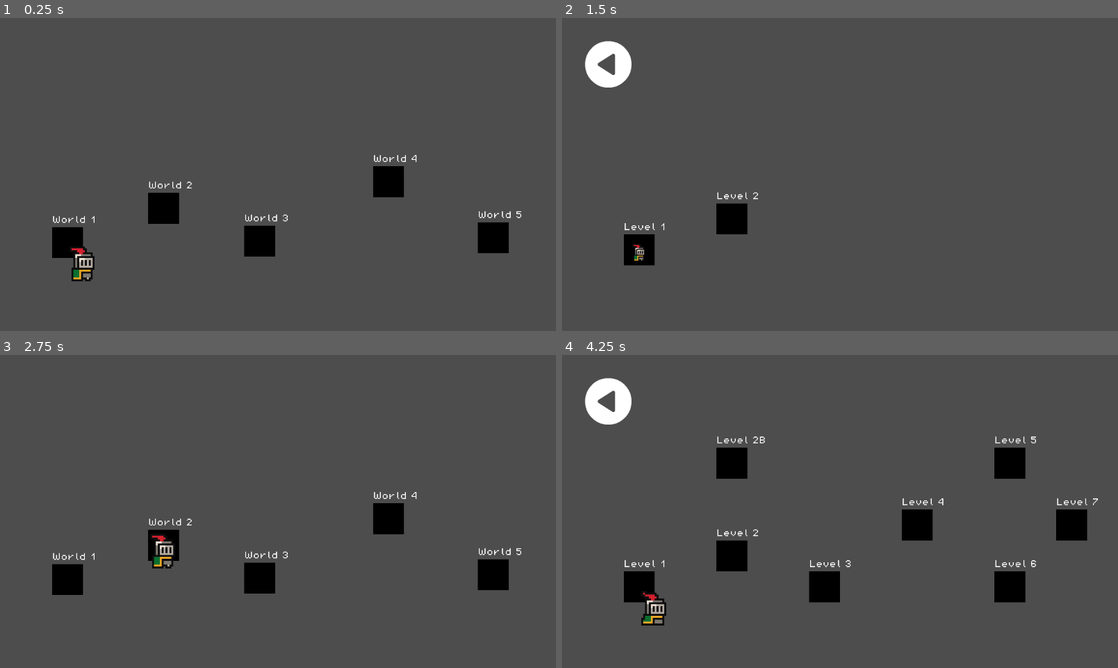
Above: before the commit, frames 1-4 (two rows, left to right).
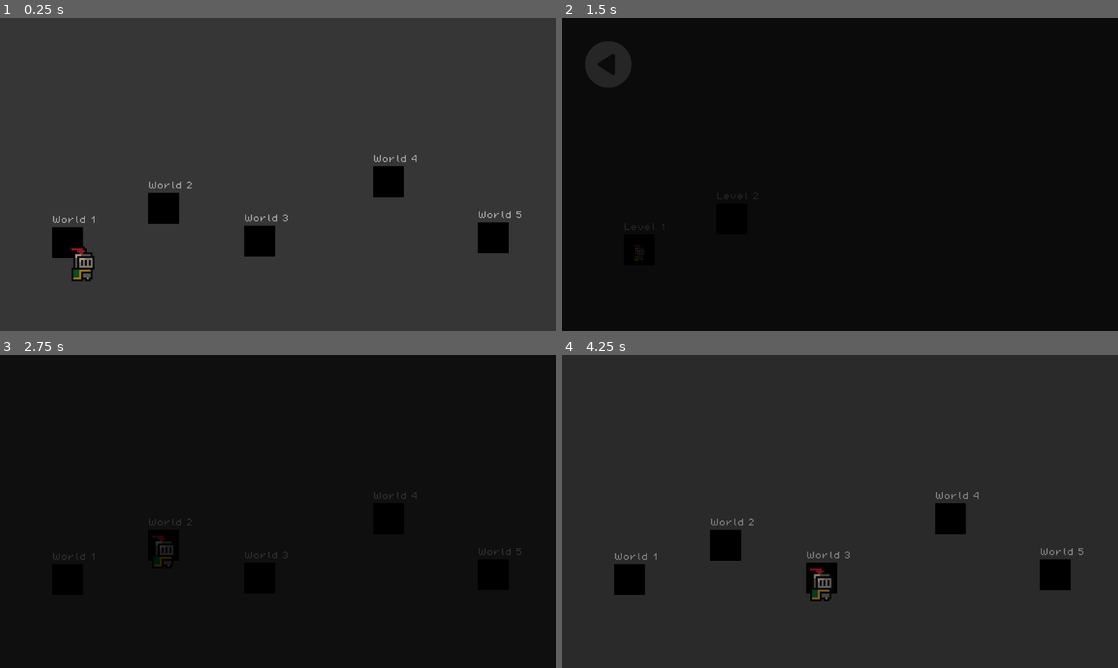
Above: after the commit, the same moments.

Repository: fffan64/first-godot-game
Game: Godot game, scene res://scenes/world_select/world_select.tscn
Same seed, same stepped clock (60 frames per second), same inputs: the game is played once before the commit and once after it.
Inputs (mouse positions are in pixels of both pictures, inside the frame that each line leads up to):
- Up to frame 1 (0.25 s): no input
- Up to frame 2 (1.5 s): move the mouse to (962, 158) at 0.52 s; hold Right (move_right) 0.53-1.25 s; hold Shift (dash) 0.53-1.25 s; tap Space (jump) at 0.77, 1.07 s; click (962, 158) at 0.8 s; drag from (728, 190) to (812, 237) at 1.27 s
- Up to frame 3 (2.75 s): move the mouse to (333, 442) at 2.02 s; hold Left (move_left) from 2.03 s (still down); hold Space (jump) from 2.03 s (still down); tap Shift (dash) at 2.3 s
- Up to frame 4 (4.25 s): release Left (move_left) at 2.75 s; release Space (jump) at 2.75 s; drag from (812, 574) to (673, 464) at 2.77 s; move the mouse to (1006, 558) at 3.52 s; press the mouse at (1006, 558) at 3.53 s; hold Right (move_right) from 3.53 s (still down); tap Space (jump) at 3.77, 3.8, 4.07 s

The runs differ from the first frame. In frame 1, 0.5% of the frame differs, in the area x 9-94%, y 43-84%; in frame 2, 99%, in the area x 0-100%, y 0-100%; in frame 3, 97%; in frame 4, 99%.
Error after the commit: Invalid access to property or key 'root' on a base object of type 'null instance'. (res://scripts/world_select.gd:85)

Commit message:
feat: transition screen fade in out

Diff:
--- a/game_src/project.godot
+++ b/game_src/project.godot
@@ -21,6 +21,7 @@
 Events="*res://scripts/events.gd"
 Music="*res://scenes/music.tscn"
 Functions="*res://scripts/functions.gd"
+TransitionScreen="*res://scenes/fade_in_out.tscn"
 
 [display]
 
--- /dev/null
+++ b/game_src/scenes/fade_in_out.tscn
@@ -0,0 +1,109 @@
+[gd_scene load_steps=6 format=3 uid="uid://djm5tnwgpc7am"]
+
+[ext_resource type="Script" path="res://scripts/fade_in_out.gd" id="1_afvoh"]
+
+[sub_resource type="Animation" id="Animation_03uvj"]
+resource_name = "fade_out"
+tracks/0/type = "value"
+tracks/0/imported = false
+tracks/0/enabled = true
+tracks/0/path = NodePath("ColorRect:self_modulate")
+tracks/0/interp = 1
+tracks/0/loop_wrap = true
+tracks/0/keys = {
+"times": PackedFloat32Array(0, 1),
+"transitions": PackedFloat32Array(1, 1),
+"update": 0,
+"values": [Color(1, 1, 1, 0), Color(1, 1, 1, 1)]
+}
+tracks/1/type = "value"
+tracks/1/imported = false
+tracks/1/enabled = true
+tracks/1/path = NodePath("ColorRect:visible")
+tracks/1/interp = 1
+tracks/1/loop_wrap = true
+tracks/1/keys = {
+"times": PackedFloat32Array(0),
+"transitions": PackedFloat32Array(1),
+"update": 1,
+"values": [true]
+}
+
+[sub_resource type="Animation" id="Animation_x38la"]
+length = 0.001
+tracks/0/type = "value"
+tracks/0/imported = false
+tracks/0/enabled = true
+tracks/0/path = NodePath("ColorRect:self_modulate")
+tracks/0/interp = 1
+tracks/0/loop_wrap = true
+tracks/0/keys = {
+"times": PackedFloat32Array(0),
+"transitions": PackedFloat32Array(1),
+"update": 0,
+"values": [Color(1, 1, 1, 1)]
+}
+tracks/1/type = "value"
+tracks/1/imported = false
+tracks/1/enabled = true
+tracks/1/path = NodePath("ColorRect:visible")
+tracks/1/interp = 1
+tracks/1/loop_wrap = true
+tracks/1/keys = {
+"times": PackedFloat32Array(0),
+"transitions": PackedFloat32Array(1),
+"update": 1,
+"values": [false]
+}
+
+[sub_resource type="Animation" id="Animation_ncpjy"]
+resource_name = "fade_in"
+tracks/0/type = "value"
+tracks/0/imported = false
+tracks/0/enabled = true
+tracks/0/path = NodePath("ColorRect:self_modulate")
+tracks/0/interp = 1
+tracks/0/loop_wrap = true
+tracks/0/keys = {
+"times": PackedFloat32Array(0, 1),
+"transitions": PackedFloat32Array(1, 1),
+"update": 0,
+"values": [Color(1, 1, 1, 1), Color(1, 1, 1, 0)]
+}
+tracks/1/type = "value"
+tracks/1/imported = false
+tracks/1/enabled = true
+tracks/1/path = NodePath("ColorRect:visible")
+tracks/1/interp = 1
+tracks/1/loop_wrap = true
+tracks/1/keys = {
+"times": PackedFloat32Array(0, 1),
+"transitions": PackedFloat32Array(1, 1),
+"update": 1,
+"values": [true, false]
+}
+
+[sub_resource type="AnimationLibrary" id="AnimationLibrary_7gs2p"]
+_data = {
+"RESET": SubResource("Animation_x38la"),
+"fade_in": SubResource("Animation_ncpjy"),
+"fade_out": SubResource("Animation_03uvj")
+}
+
+[node name="FadeInOut" type="CanvasLayer"]
+script = ExtResource("1_afvoh")
+
+[node name="Anim" type="AnimationPlayer" parent="."]
+libraries = {
+"": SubResource("AnimationLibrary_7gs2p")
+}
+speed_scale = 3.0
+
+[node name="ColorRect" type="ColorRect" parent="."]
+visible = false
+anchors_preset = 15
+anchor_right = 1.0
+anchor_bottom = 1.0
+grow_horizontal = 2
+grow_vertical = 2
+color = Color(0, 0, 0, 1)
--- /dev/null
+++ b/game_src/scripts/fade_in_out.gd
@@ -0,0 +1,29 @@
+extends CanvasLayer
+class_name FadeInOut
+
+signal on_fade_in_out_finished
+
+@onready var anim = $Anim
+@onready var color_rect = $ColorRect
+
+func _ready():
+	self.process_mode = Node.PROCESS_MODE_ALWAYS
+	color_rect.visible = false
+	anim.animation_finished.connect(_on_animation_finished)
+
+func _on_animation_finished(anim_name):
+	if anim_name == "fade_out":
+		on_fade_in_out_finished.emit()
+		anim.play("fade_in")
+	elif anim_name == "fade_in":
+		color_rect.visible = false
+
+func transition():
+	color_rect.visible = true
+	#anim.speed_scale = speed_scale
+	anim.play("fade_out")
+
+func transition_enter():
+	color_rect.visible = true
+	#anim.speed_scale = speed_scale
+	anim.play("fade_in")
--- a/game_src/scripts/killzone.gd
+++ b/game_src/scripts/killzone.gd
@@ -12,4 +12,6 @@
 
 func _on_timer_timeout():
 	Engine.time_scale = 1.0
+	TransitionScreen.transition()
+	await TransitionScreen.on_fade_in_out_finished
 	get_tree().reload_current_scene()
--- a/game_src/scripts/level_select.gd
+++ b/game_src/scripts/level_select.gd
@@ -86,6 +86,8 @@
 		tween_icon()
 
 	if event.is_action_pressed("dash"):
+		TransitionScreen.transition()
+		await TransitionScreen.on_fade_in_out_finished
 		get_tree().root.add_child(parent_world_select)
 		get_tree().current_scene = parent_world_select
 		get_tree().root.remove_child(self)
@@ -93,6 +95,8 @@
 	if event.is_action_pressed("jump"):
 		if current_level.next_scene_path:
 			Global.current_level_name = current_level.name
+			TransitionScreen.transition()
+			await TransitionScreen.on_fade_in_out_finished
 			Functions.load_screen_to_scene(current_level.next_scene_path)
 
 func tween_icon():
--- a/game_src/scripts/pipe_teleport.gd
+++ b/game_src/scripts/pipe_teleport.gd
@@ -11,9 +11,11 @@
 	if pipeTeleportTo == null:
 		return
 	if Input.is_action_just_pressed("move_down") and playerOnTop != null:
-		print_debug('GO IN PIPE !!!')
-		print_debug(pipeTeleportTo)
+		get_tree().paused = true
+		TransitionScreen.transition()
+		await TransitionScreen.on_fade_in_out_finished
 		playerOnTop.position = pipeTeleportTo.position + Vector2(0, -10)
+		get_tree().paused = false
 
 func _on_body_exited(body):
 	playerOnTop = null
--- a/game_src/scripts/player.gd
+++ b/game_src/scripts/player.gd
@@ -6,6 +6,8 @@
 
 # Get the gravity from the project settings to be synced with RigidBody nodes.
 var gravity: float = ProjectSettings.get_setting("physics/2d/default_gravity")
+
+var is_dead = false
 
 @export var DASH_SPEED = 260.0
 var dashing = false
@@ -42,17 +44,19 @@
 var canPlayWalkSound = true
 
 func _ready():
+	is_dead = false
 	register_debug_stats()
 	Events.slime_simple_died.connect(_on_slime_simple_died)
 
 func _physics_process(delta):
 	var input_dir: Vector2 = input()
 
-	move(input_dir)
-	jump(delta)
-	ground_pound(delta)
-	wall_slide(delta)
-	dash(input_dir)
+	if not is_dead:
+		jump(delta)
+		ground_pound(delta)
+		wall_slide(delta)
+		dash(input_dir)
+	move(input_dir, delta)
 	animate(input_dir)
 
 	# Since there could be multiple collisions, we will need to loop through them
@@ -70,7 +74,12 @@
 	input_dir = input_dir.normalized()
 	return input_dir
 
-func move(direction):
+func move(direction, delta):
+	# Add the gravity.
+	if not is_on_floor():
+		if not is_ground_pound:
+			velocity.y += gravity * delta
+
 	var velocityCalc = 0
 	if dashing:
 		velocityCalc = direction.x * DASH_SPEED
@@ -98,11 +107,6 @@
 	move_and_slide()
 
 func jump(delta):
-	# Add the gravity.
-	if not is_on_floor():
-		if not is_ground_pound:
-			velocity.y += gravity * delta
-
 	if is_on_floor():
 		jump_count = 0
 
@@ -246,6 +250,7 @@
 	velocity.y = -sin(direction) * power
 
 func die():
+	is_dead = true
 	dead_sound.play()
 	get_node("CollisionShape2D").queue_free()
 
--- a/game_src/scripts/world_select.gd
+++ b/game_src/scripts/world_select.gd
@@ -14,6 +14,7 @@
 var thresholdSwipe = 10
 
 func _ready():
+	TransitionScreen.transition_enter()
 	$PlayerIcon.global_position = worlds[current_world].global_position
 	(worlds[current_world] as Control).process_mode = Node.PROCESS_MODE_INHERIT
 
@@ -77,6 +78,8 @@
 
 	if event.is_action_pressed("jump"):
 		if worlds[current_world].level_select_scene:
+			TransitionScreen.transition()
+			await TransitionScreen.on_fade_in_out_finished
 			Global.current_world_name = worlds[current_world].name
 			worlds[current_world].level_select_scene.parent_world_select = self
 			get_tree().root.add_child(worlds[current_world].level_select_scene)
